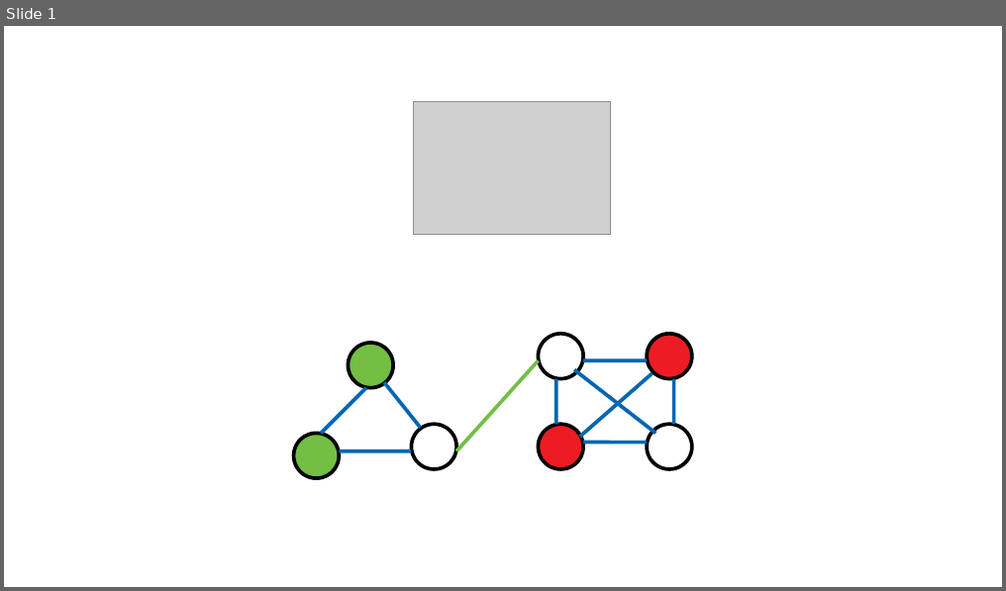
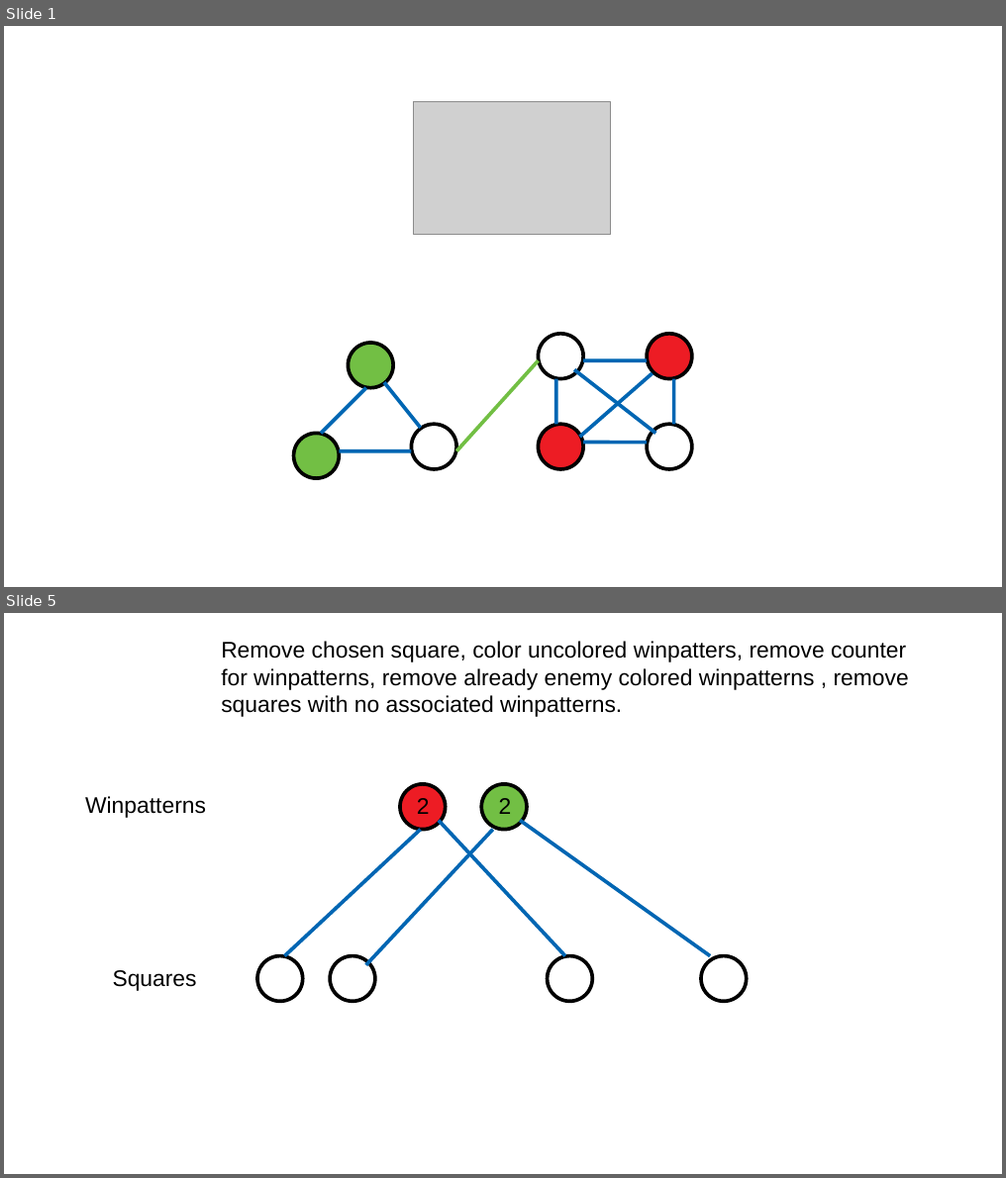
Before and after one commit to yannikkellerde/GABOR, a slide deck: other_stuff/graph.odp. Shown one above the other, each under a label of ours: slide 1 before the commit, slides 1 and 5 after it; the slides between them are not shown. The pictures are 1006x591 and 1006x1178 pixels, drawn with LibreOffice and Linux fonts; fonts in the diff are those of the drawing; grey boxes stand for pictures. Boxes give left, top, right and bottom in pixels: in the first picture for what was removed or moved away, otherwise in the second. Text is boxed around its words. In the diff, an @@ line names an element or a change of style, - is before the commit and + after.

```diff
--- a/other_stuff/graph.odp
+++ b/other_stuff/graph.odp
@@ slide 5 added at box(4, 613, 1002, 1174), background #FFFFFF @@
@@ text added at box(221, 641, 909, 717), 18 pt, text #000000 @@
+Remove chosen square, color uncolored winpatters, remove counter for winpatterns, remove already enemy colored winpatterns , remove squares with no associated winpatterns.
@@ ellipse added at box(400, 784, 445, 830), fill #ED1C24, outline #000000 2.89 pt @@
@@ ellipse added at box(481, 784, 527, 830), fill #72BF44, outline #000000 2.89 pt @@
@@ text added at box(85, 796, 206, 818), 18 pt, text #000000 @@
+Winpatterns
@@ text added at box(417, 798, 430, 814), 18 pt, text #000000 @@
+2
@@ line added from (439, 820) to (565, 957), #0066B3 2.89 pt @@
@@ text added at box(499, 798, 512, 814), 18 pt, text #000000 @@
+2
@@ line added from (520, 820) to (710, 957), #0066B3 2.89 pt @@
@@ line added from (421, 830) to (285, 957), #0066B3 2.89 pt @@
@@ line added from (493, 830) to (366, 965), #0066B3 2.89 pt @@
@@ ellipse added at box(257, 957, 303, 1001), outline #000000 2.89 pt @@
@@ ellipse added at box(330, 957, 375, 1001), outline #000000 2.89 pt @@
@@ ellipse added at box(548, 957, 593, 1001), outline #000000 2.89 pt @@
@@ ellipse added at box(701, 957, 746, 1001), outline #000000 2.89 pt @@
@@ text added at box(113, 970, 197, 991), 18 pt, text #000000 @@
+Squares
```
Also in this commit, not shown: 5 other slides added, 9 other files.
